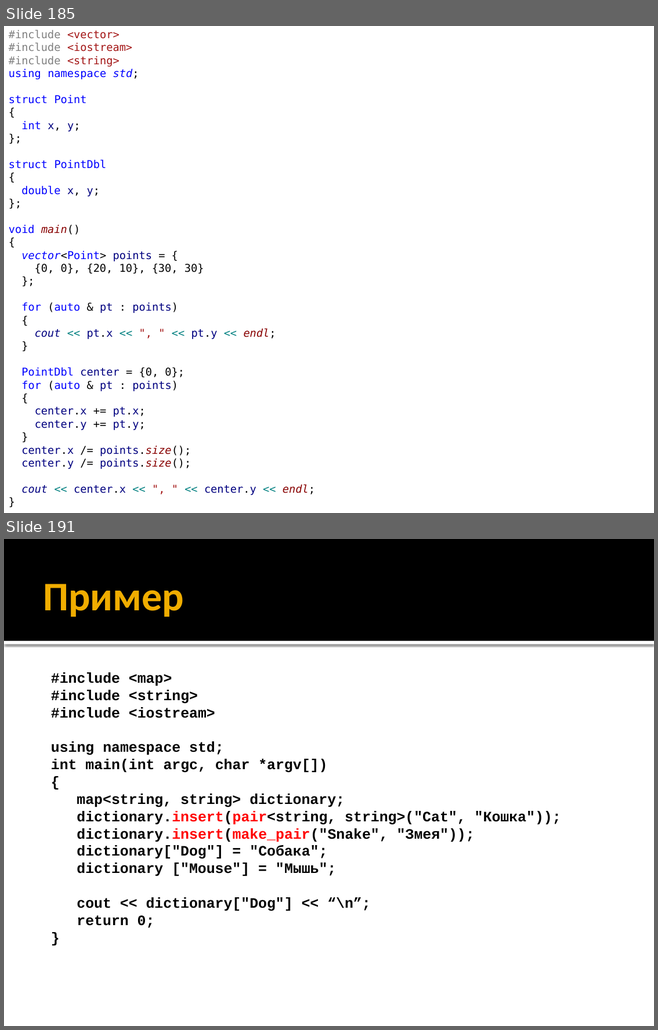
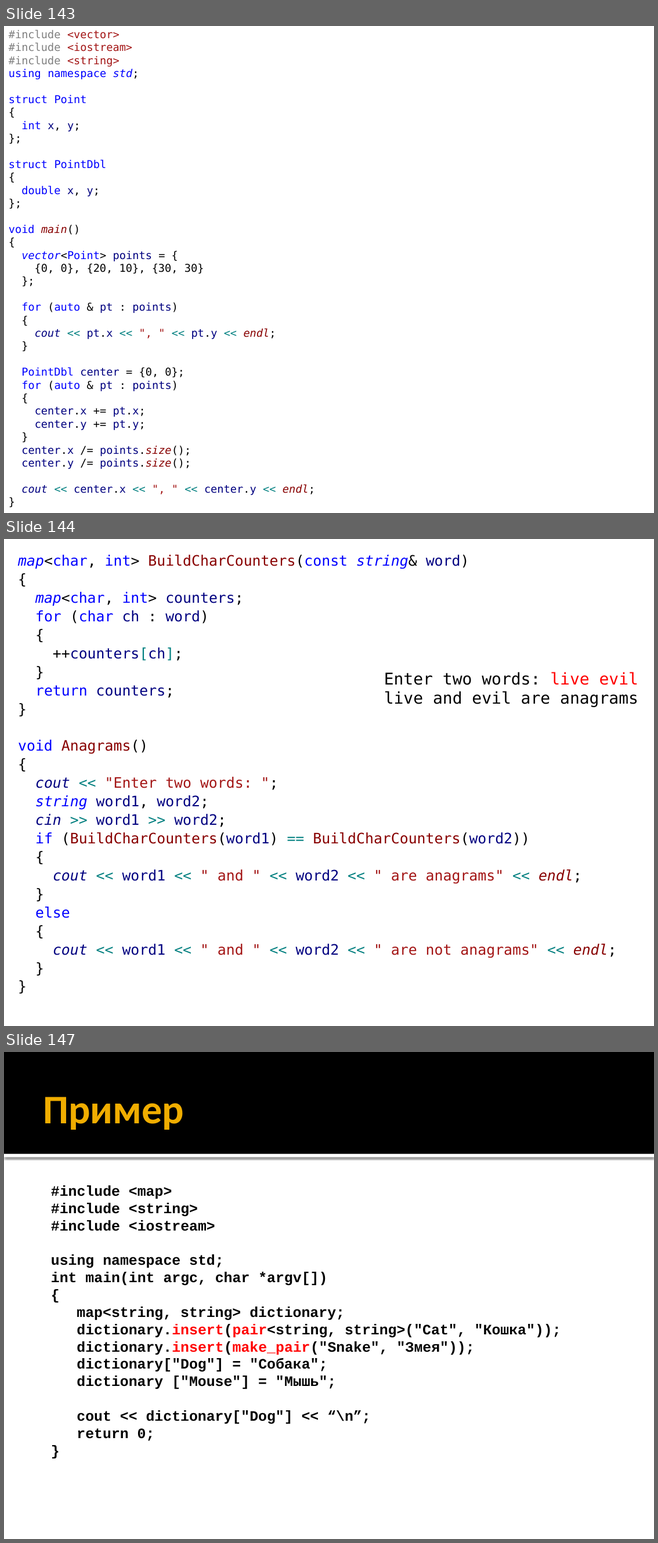
Before and after one commit to alexey-malov/oop, a slide deck: lectures/01/Синтаксис C++.pptx. Shown one above the other, each under a label of ours: slides 185 and 191 before the commit, slides 143, 144 and 147 after it; the slides between them are not shown. The pictures are 658x1030 and 658x1543 pixels, drawn with LibreOffice and Linux fonts; fonts in the diff are those of the drawing. Boxes give left, top, right and bottom in pixels: in the first picture for what was removed or moved away, otherwise in the second. Text is boxed around its words. In the diff, an @@ line names an element or a change of style, - is before the commit and + after.

```diff
--- a/lectures/01/Синтаксис C++.pptx
+++ b/lectures/01/Синтаксис C++.pptx
@@ slide 144 added at bbox=[4, 539, 654, 1026], background #FFFFFF @@
@@ text added at bbox=[18, 555, 616, 958], 16 pt, text #000080 @@
+map<char, int> BuildCharCounters(const string& word)
+{
+map<char, int> counters;
+for (char ch : word)
+{
+++counters[ch];
+}
+return counters;
+}
+void Anagrams()
+{
+cout << "Enter two words: ";
+string word1, word2;
+cin >> word1 >> word2;
+if (BuildCharCounters(word1) == BuildCharCounters(word2))
+{
+cout << word1 << " and " << word2 << " are anagrams" << endl;
+}
+else
+{
+cout << word1 << " and " << word2 << " are not anagrams" << endl;
+}
+}
@@ text added at bbox=[384, 672, 638, 707], 18 pt, text #000000 @@
+Enter two words: live evil
+live and evil are anagrams
@@ what was slide 185 is now slide 143 @@
@@ what was slide 191 is now slide 147 @@
```
Also in this commit, not shown: 11 slides changed, 2 other slides added, 33 other files.
